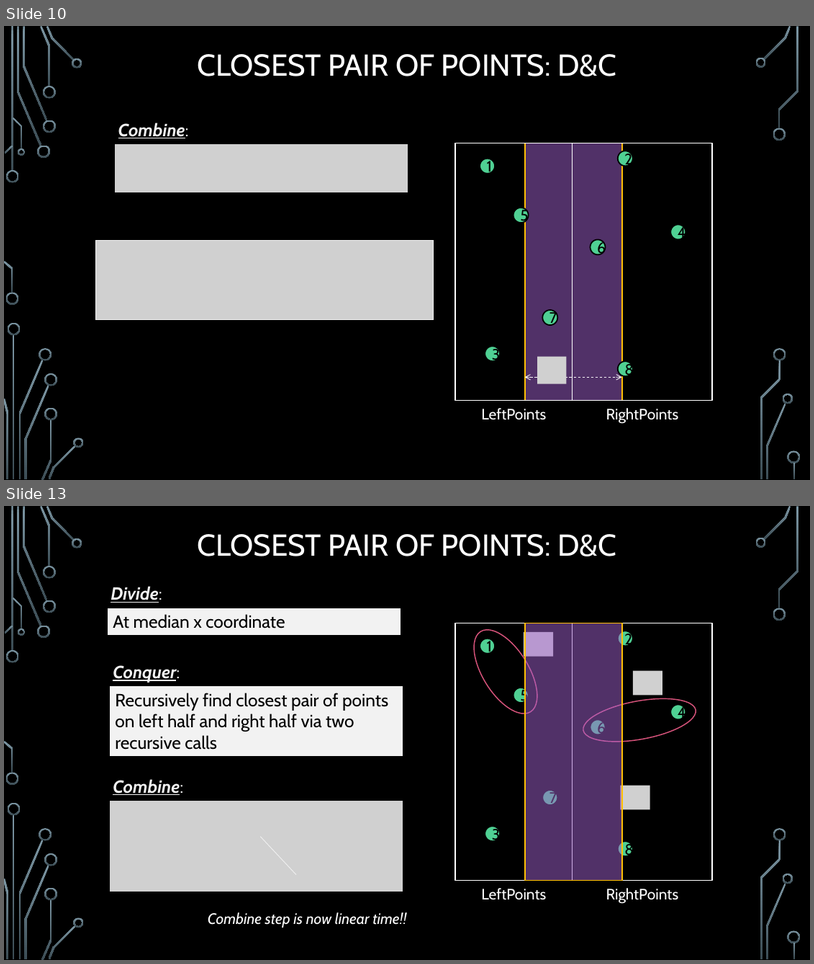
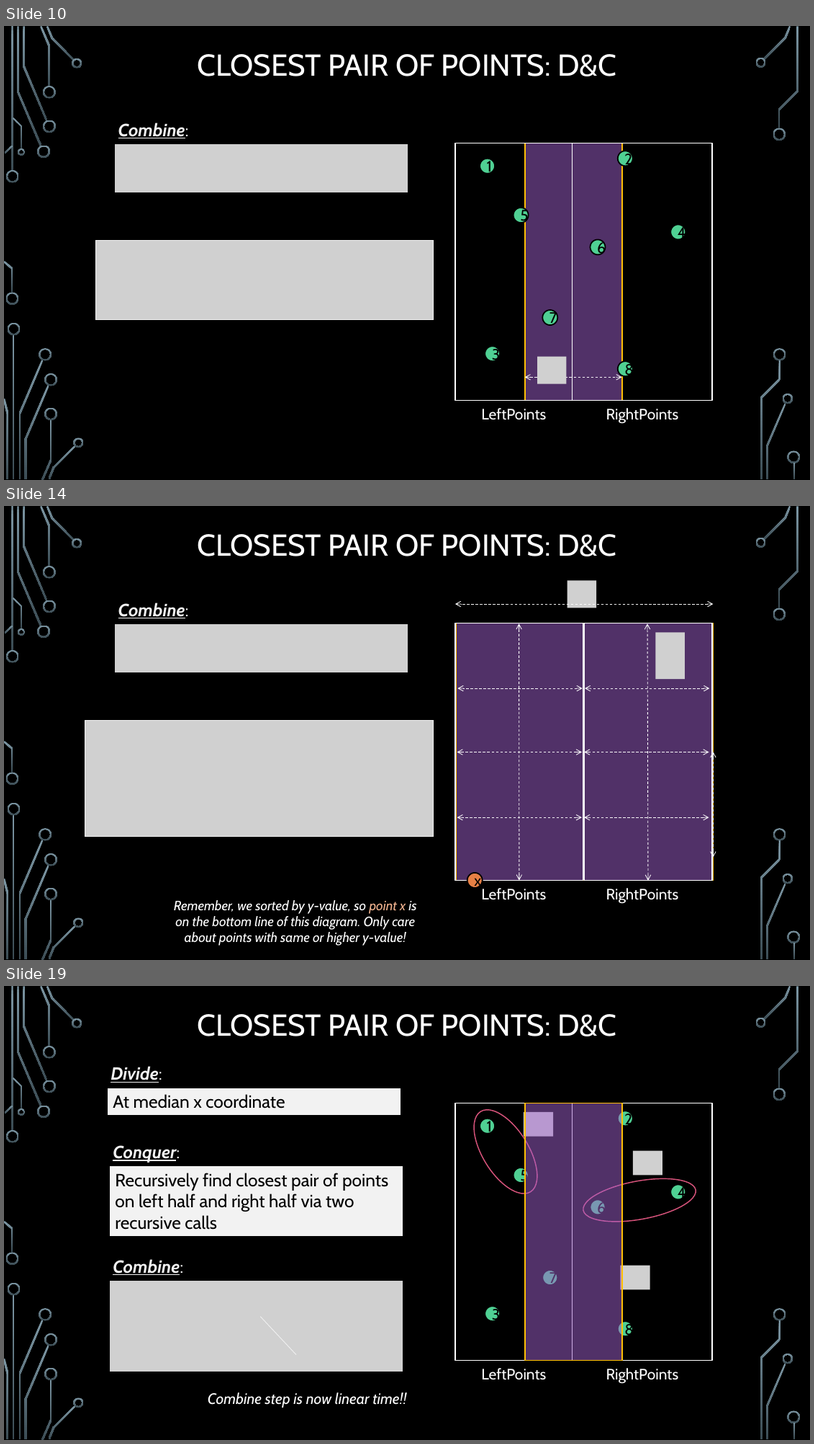
Before and after one commit to markfloryan/dsa2, a slide deck: slides/03-4-ClosestPair.pptx. Shown one above the other, each under a label of ours: slides 10 and 13 before the commit, slides 10, 14 and 19 after it; the slides between them are not shown. The pictures are 814x964 and 814x1444 pixels, drawn with LibreOffice and Linux fonts; fonts in the diff are those of the drawing; grey boxes stand for pictures; background and template pictures are left out. Boxes give left, top, right and bottom in pixels: in the first picture for what was removed or moved away, otherwise in the second. Text is boxed around its words. In the diff, an @@ line names an element or a change of style, - is before the commit and + after.

```diff
--- a/slides/03-4-ClosestPair.pptx
+++ b/slides/03-4-ClosestPair.pptx
@@ slide 14 added at [4,506,810,960], background picture (left out); not listed: 36 template elements that a slide beside it also shows @@
@@ title added at [197,534,617,556], 36 pt, text #FFFFFF @@
+CLOSEST PAIR OF POINTS: D&C
@@ picture added at [568,580,597,608] @@
@@ text added at [118,602,189,618], 21 pt, text #F2F2F2, bold, italic, underline @@
+Combine:
@@ double arrow added from (714, 604) to (455, 604), #FFFFFF 0.75 pt dashed @@
@@ picture added at [115,623,409,672] @@
@@ rectangle added at [455,623,584,880], outline #FFFFFF 1.25 pt @@
@@ rectangle added at [456,623,714,880], fill #A262D0 at 50% opacity, outline #FFC000 1.25 pt @@
@@ double arrow added from (520, 880) to (520, 623), #FFFFFF 0.75 pt dashed @@
@@ rectangle added at [585,623,713,880], outline #FFFFFF 1.25 pt @@
@@ double arrow added from (648, 880) to (648, 623), #FFFFFF 0.75 pt dashed @@
@@ picture added at [656,633,685,679] @@
@@ double arrow added from (583, 688) to (458, 688), #FFFFFF 0.75 pt dashed @@
@@ double arrow added from (710, 688) to (585, 688), #FFFFFF 0.75 pt dashed @@
@@ picture added at [85,720,434,836] @@
@@ double arrow added from (582, 752) to (458, 752), #FFFFFF 0.75 pt dashed @@
@@ double arrow added from (710, 752) to (585, 752), #FFFFFF 0.75 pt dashed @@
@@ double arrow added from (714, 752) to (714, 857), #FFFFFF 0.75 pt dashed @@
@@ double arrow added from (582, 818) to (458, 818), #FFFFFF 0.75 pt dashed @@
@@ double arrow added from (710, 818) to (585, 818), #FFFFFF 0.75 pt dashed @@
@@ ellipse added at [468,872,483,888], fill #E78045, outline #000000 1.5 pt, 18 pt, text #000000 @@
+x
@@ text added at [481,888,546,900], 18 pt, text #FFFFFF @@
+LeftPoints
@@ text added at [607,888,679,903], 18 pt, text #FFFFFF @@
+RightPoints
@@ text added at [174,900,417,945], 16 pt, text #FFFFFF, italic @@
+Remember, we sorted by y-value, so point x is on the bottom line of this diagram. Only care about points with same or higher y-value!
@@ what was slide 13 is now slide 19 @@
```
Also in this commit, not shown: 2 slides changed, 6 other slides added, 11 other files.
